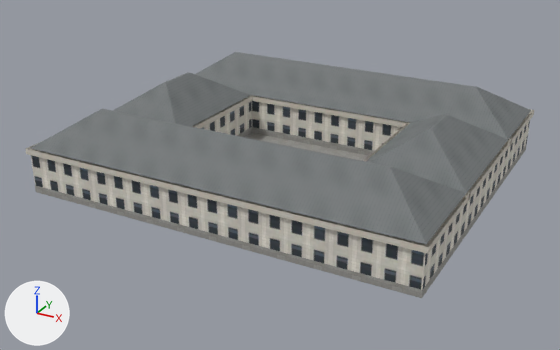
Renders of the glTF model assets/m/buildings/dc/freer.glb from each side of a commit.
Rendered twice from a 50 mm camera at (61.5, -118.2, 57.3) aimed at (-1.2, -4.1, 0.2). Lighting does not change. The marker at lower left points along +X, +Y and +Z. The picture after the commit comes second. Where no turn or scale is listed for an object, it has been applied to the vertices. Vertices at exactly the same position are counted once.

Objects in the first picture: 'freer'.
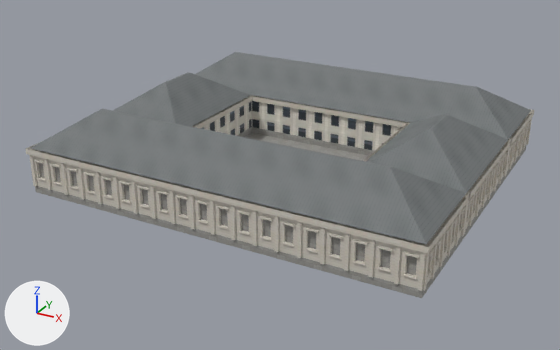
Changed parts and their boxes [x1, y1, x2, y2] in the pictures (560 x 350 px):
```json
{"part": 1, "of": "me_freer", "change": "added", "after": [29, 114, 532, 291]}
```

The change, as JSON lines over the scene's bpy script:
```json
{"block": "me_freer", "where": "# used by ob_freer; location = (0.0, 0.0, 7.0)"}
{"op": "remove", "block": "me_freer", "code": "me_freer.from_pydata(...)  # 100 vertices, 146 faces; spans x -35.8..35.8, y -31.3..31.3, z -7.0..7.0"}
{"op": "add", "block": "me_freer", "code": "me_freer.from_pydata(...)  # 2572 vertices, 3402 faces; spans x -35.8..35.8, y -31.3..31.3, z -7.0..7.0"}
{"block": "me_freer", "change": "me_freer part 1: 2472 vertices added at x -35.5..35.5, y -31.0..31.0, z -5.7..0.2"}
```
